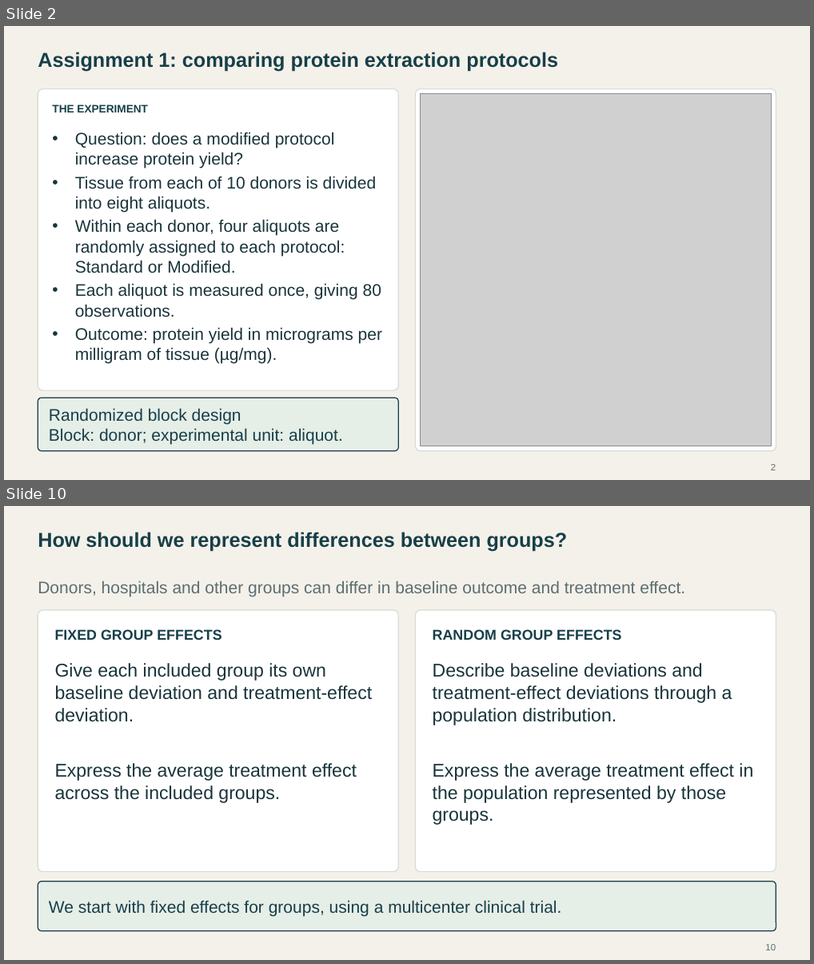
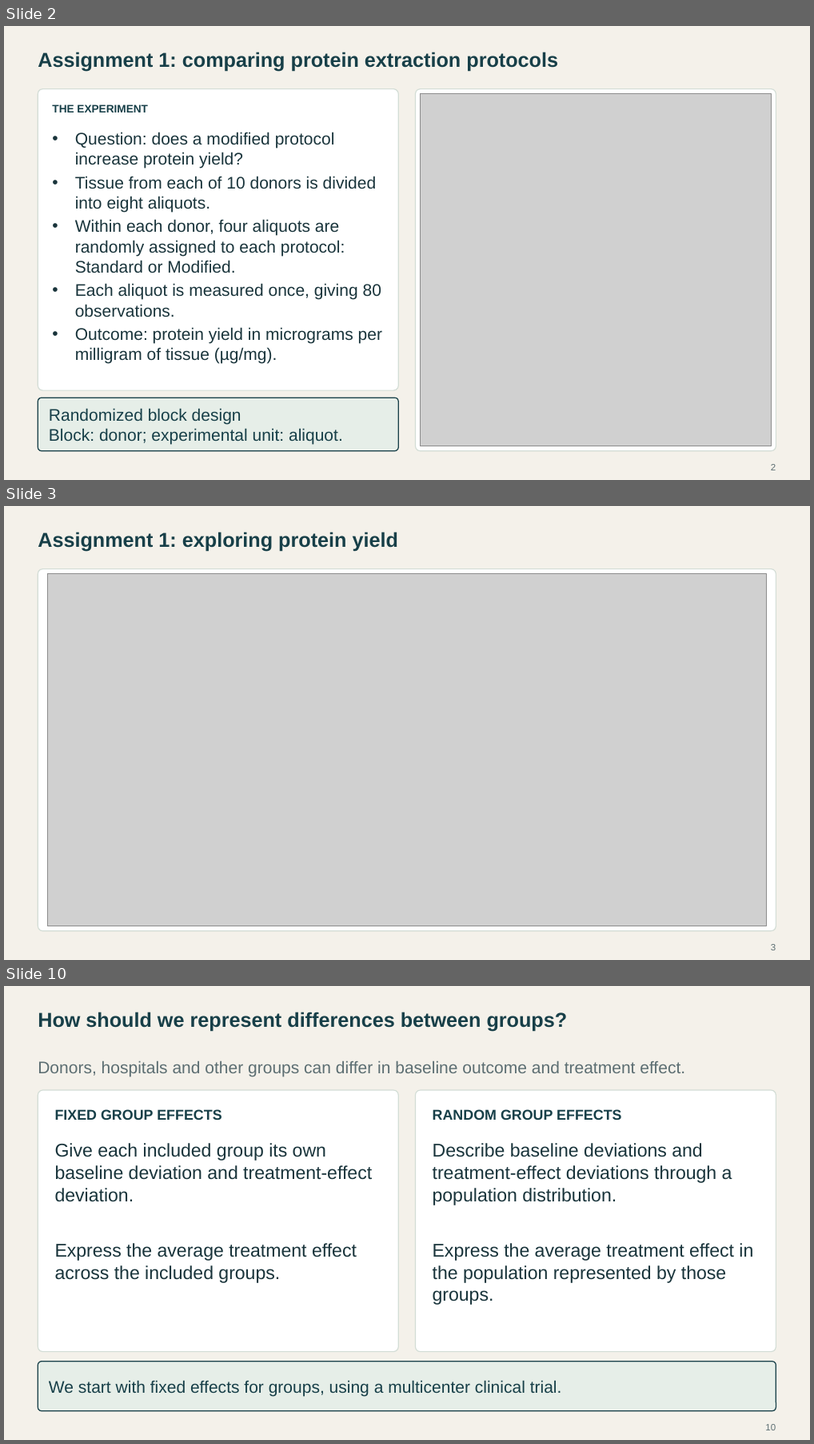
Before and after one commit to Postmus/BeyondMLR, a slide deck: lectures_2627/week2/Beyond_MLR_Week_2.pptx. Shown one above the other, each under a label of ours: slides 2 and 10 before the commit, slides 2, 3 and 10 after it; the slides between them are not shown. The pictures are 814x964 and 814x1444 pixels, drawn with LibreOffice and Linux fonts; fonts in the diff are those of the drawing; grey boxes stand for pictures. Boxes give left, top, right and bottom in pixels: in the first picture for what was removed or moved away, otherwise in the second. Text is boxed around its words. In the diff, an @@ line names an element or a change of style, - is before the commit and + after.

Commit message:
Revise Week 2 assignment walkthrough and submission feedback

```diff
--- a/lectures_2627/week2/Beyond_MLR_Week_2.pptx
+++ b/lectures_2627/week2/Beyond_MLR_Week_2.pptx
@@ slide 3 added at (x1=4, y1=506, x2=810, y2=960), background #F4F1EA @@
@@ text added at (x1=38, y1=532, x2=398, y2=552), 24 pt, text #173F48, bold @@
+Assignment 1: exploring protein yield
@@ rounded rectangle added at (x1=38, y1=569, x2=777, y2=931), fill #FFFFFF, outline #D3DDD6 1.1 pt @@
@@ picture added at (x1=47, y1=574, x2=766, y2=926) @@
@@ page number added at (x1=771, y1=944, x2=776, y2=950), 11 pt, text #5C6E72 @@
+3
```
Also in this commit, not shown: 1 slide changed, 5 other slides added, 6 slides removed, 24 other files.
